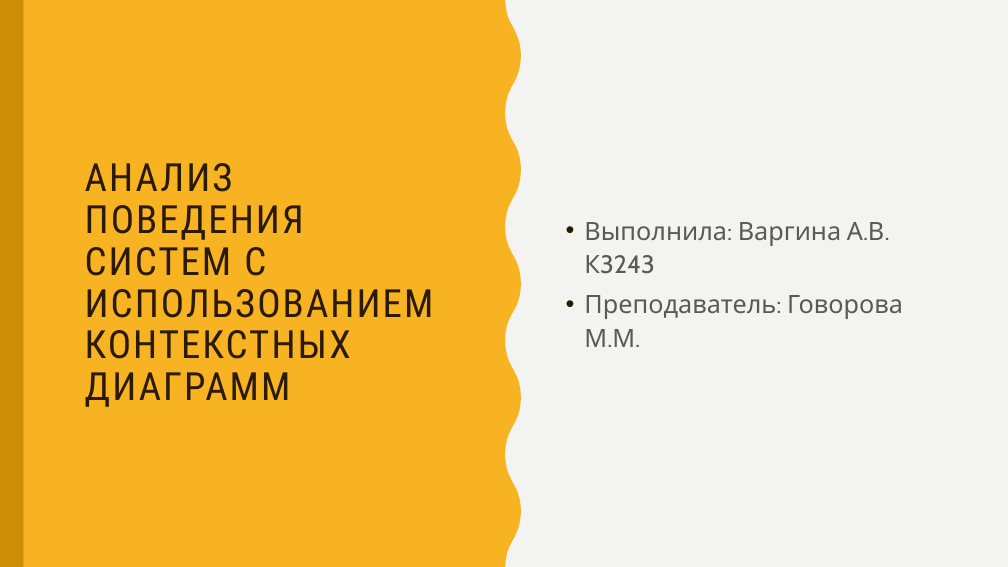
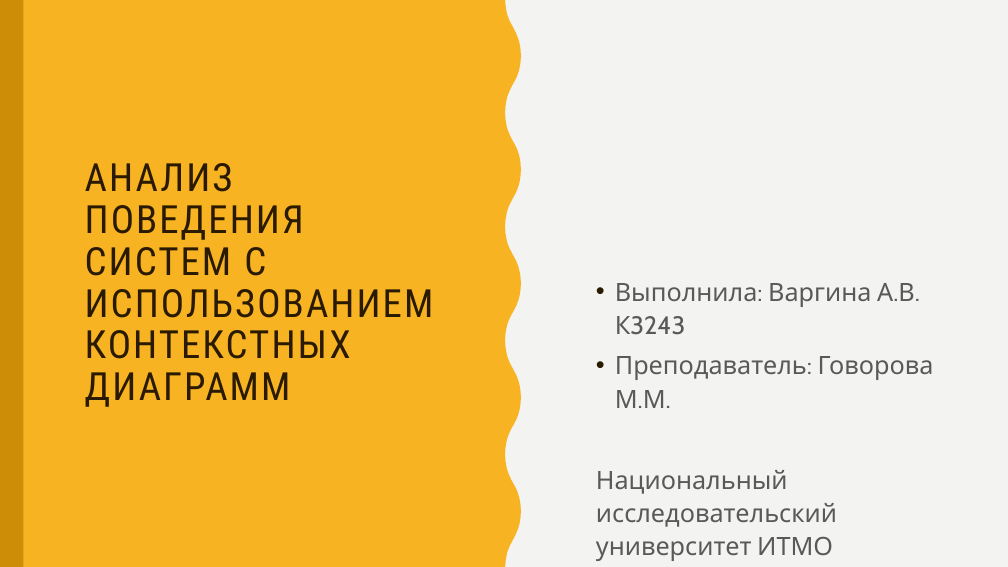
Before and after one commit to marinagovorova/ICT_DataBases_2020-2021, a slide deck: slide 1 of students/K3243/Vargina_Alena/LR_1/Презентация - Варгина А К3243.pptx. Drawn at 1008x567 pixels with LibreOffice and Linux fonts; fonts in the diff are those of the drawing. Boxes give left, top, right and bottom in pixels: in the first picture for what was removed or moved away, otherwise in the second. Text is boxed around its words. In the diff, an @@ line names an element or a change of style, - is before the commit and + after.

```diff
--- a/students/K3243/Vargina_Alena/LR_1/Презентация - Варгина А К3243.pptx
+++ b/students/K3243/Vargina_Alena/LR_1/Презентация - Варгина А К3243.pptx
@@ text "Выполнила: Варгина А.В. К3243": place and size @@
-text "Выполнила: Варгина А.В. К3243" at <box>584,222,903,347</box>
+text "Выполнила: Варгина А.В. К3243" at <box>596,283,934,561</box>
@@ text at <box>596,470,837,561</box>: paragraph added @@
+Национальный исследовательский университет ИТМО
```
Also in this commit, not shown: 1 other file.
